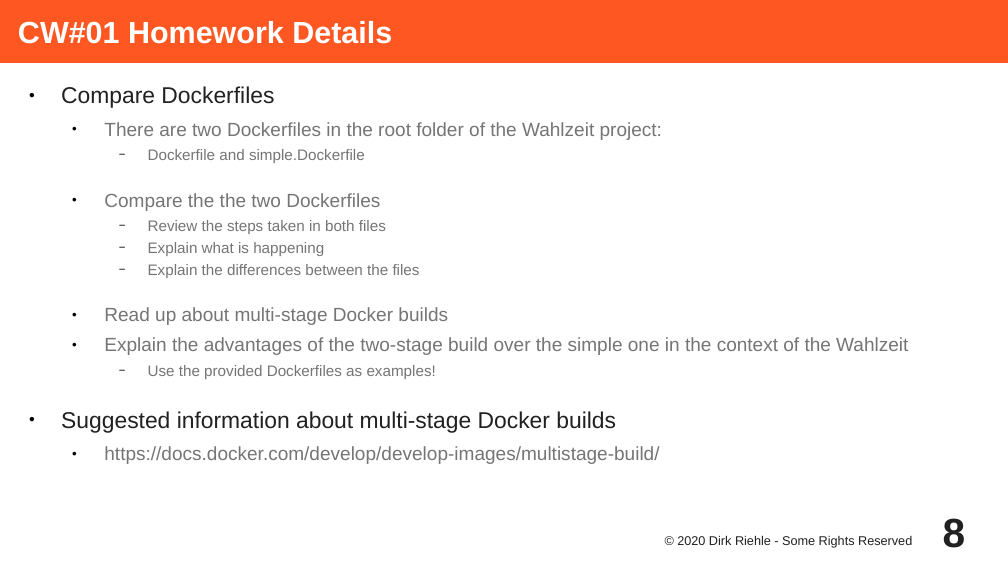
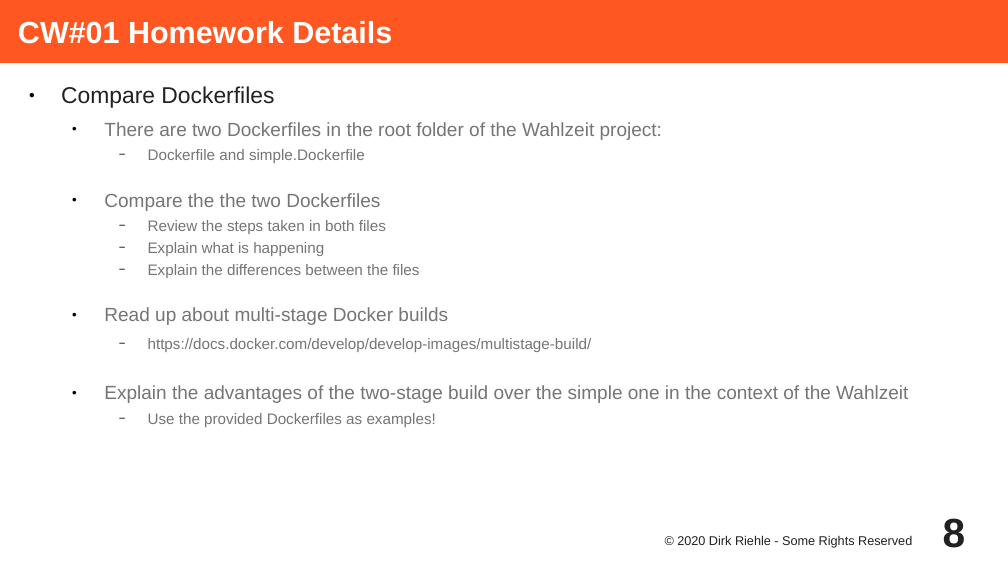
Before and after one commit to dirkriehle/adap-course, a slide deck: slide 8 of Lecture Slides/ADAP A02 - Course Homework.odp. Drawn at 1008x567 pixels with LibreOffice and Linux fonts; fonts in the diff are those of the drawing. Boxes give left, top, right and bottom in pixels: in the first picture for what was removed or moved away, otherwise in the second. Text is boxed around its words. In the diff, an @@ line names an element or a change of style, - is before the commit and + after.

```diff
--- a/Lecture Slides/ADAP A02 - Course Homework.odp
+++ b/Lecture Slides/ADAP A02 - Course Homework.odp
@@ text at box(148, 338, 592, 352): paragraph added @@
+    − https://docs.docker.com/develop/develop-images/multistage-build/
@@ text at box(61, 411, 659, 464): paragraphs removed @@
-● Suggested information about multi-stage Docker builds
-  ● https://docs.docker.com/develop/develop-images/multistage-build/
```
Also in this commit, not shown: 1 other slide changed, 1 other file.
